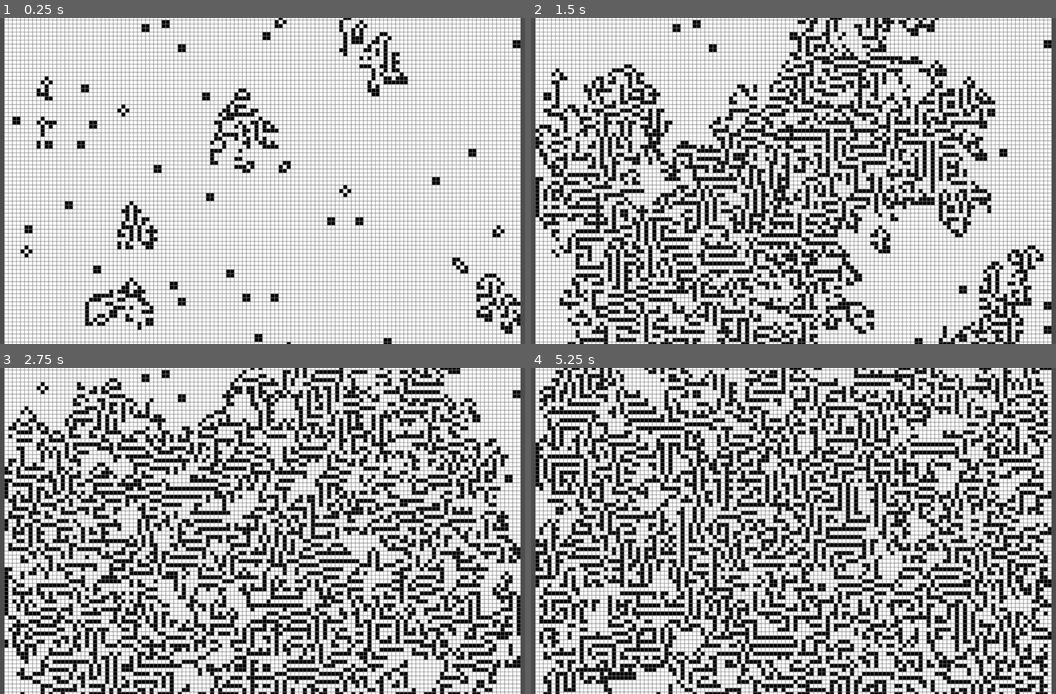
Above: before the commit, frames 1-4 (two rows, left to right).
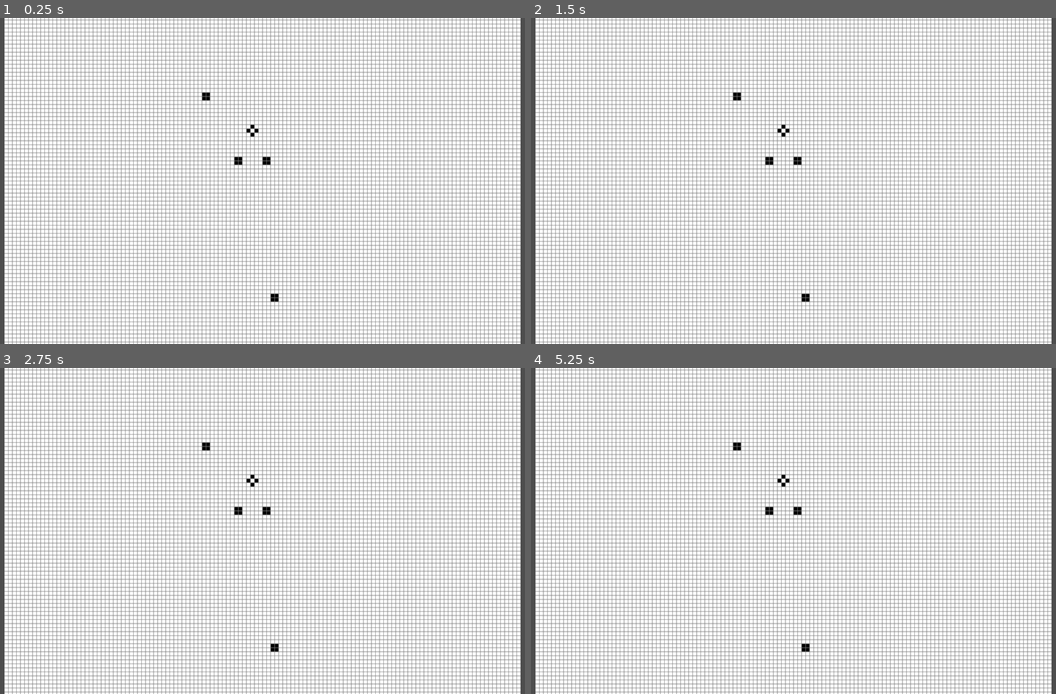
Above: after the commit, the same moments.

Repository: Virik12/Game-of-life
Game: Godot game, scene res://scenes/game.tscn
The game is run twice, just before and just after one commit, with the same random seed, the same clock (stepped at 60 frames per second) and the same inputs.
Inputs:
- Up to frame 1 (0.25 s): no input
- Up to frame 2 (1.5 s): tap Space (dalej) at 0.6, 1.35 s
- Up to frame 3 (2.75 s): tap Space (dalej) at 2.1 s
- Up to frame 4 (5.25 s): tap Space (dalej) every 0.75 s from 2.85 to 5.1 s

The runs differ from the first frame. In frame 1, 5.2% of the frame differs, in the area x 2-100%, y 0-100%; in frame 2, 29%; in frame 3, 39%; in frame 4, 42%, in the area x 0-100%, y 0-100%.

Commit message:
Update tile_map_layer.gd

Diff:
--- a/script/tile_map_layer.gd
+++ b/script/tile_map_layer.gd
@@ -2,7 +2,9 @@
 
 const GamesizeX = 128
 const GamesizeY = 96
-const Chance = 10
+const Chance = 5
+
+@onready var character_body_2d: CharacterBody2D = $CharacterBody2D
 
 func get_surroundings(Vector):
 	var cells = [];
@@ -42,7 +44,6 @@
 func _ready() -> void:
 	generate_world(GamesizeX,GamesizeY,Chance)
 	Engine.time_scale = 0.1
-
 func _process(delta: float) -> void:
 	for i in range(1,GamesizeX + 1):
 		for j in range(1,GamesizeY + 1):
@@ -53,3 +54,14 @@
 				set_cell_black(Vector2i(i-GamesizeX/2,j-GamesizeY/2))
 			elif how_many_black < 2 or how_many_black > 3:
 				set_cell_white(Vector2i(i-GamesizeX/2,j-GamesizeY/2))
+
+	#if Input.is_action_just_pressed("dalej"):
+		#for i in range(1,GamesizeX + 1):
+			#for j in range(1,GamesizeY + 1):
+				#var surroundings_cords=get_surroundings(Vector2i(i-GamesizeX/2,j-GamesizeY/2))
+				#var how_many_black=check_surroundings_atlas(surroundings_cords)
+			#
+				#if how_many_black == 3:
+					#set_cell_black(Vector2i(i-GamesizeX/2,j-GamesizeY/2))
+				#elif how_many_black < 2 or how_many_black > 3:
+					#set_cell_white(Vector2i(i-GamesizeX/2,j-GamesizeY/2))
